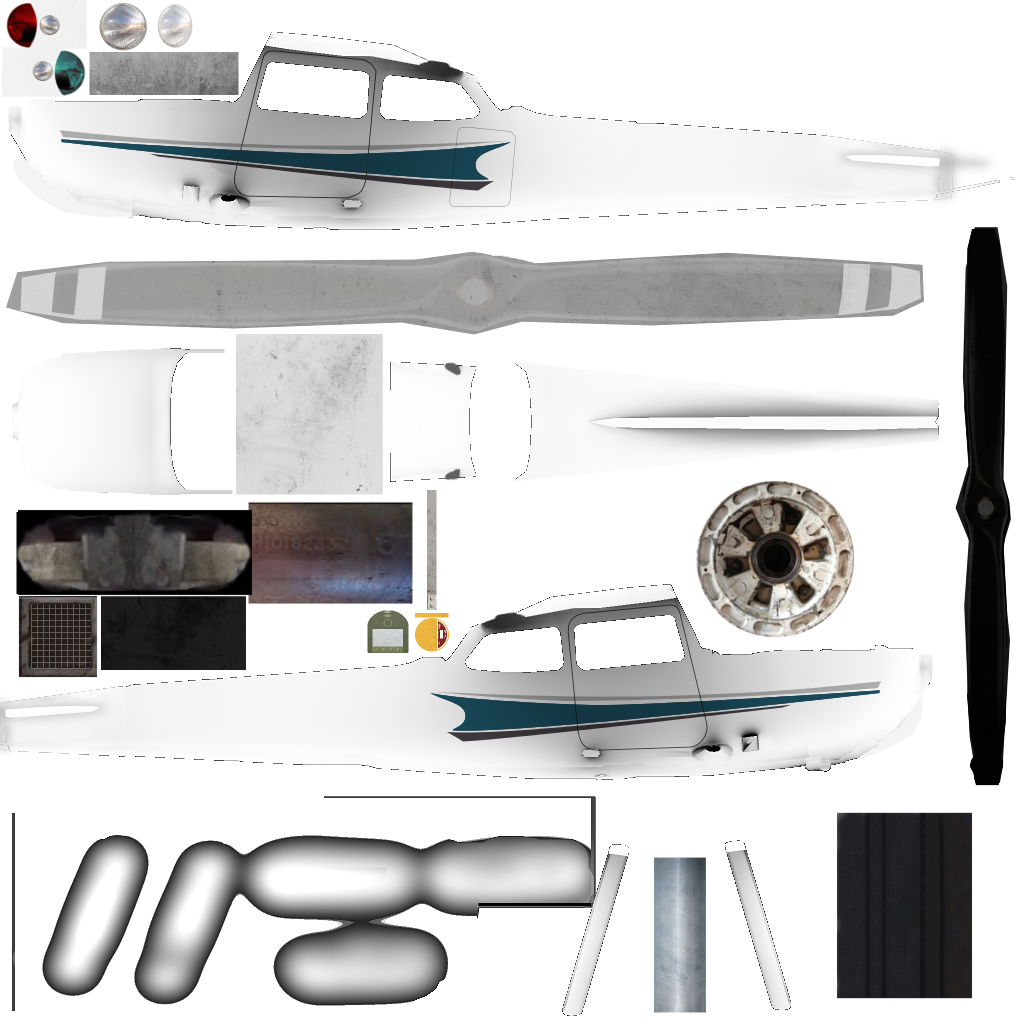
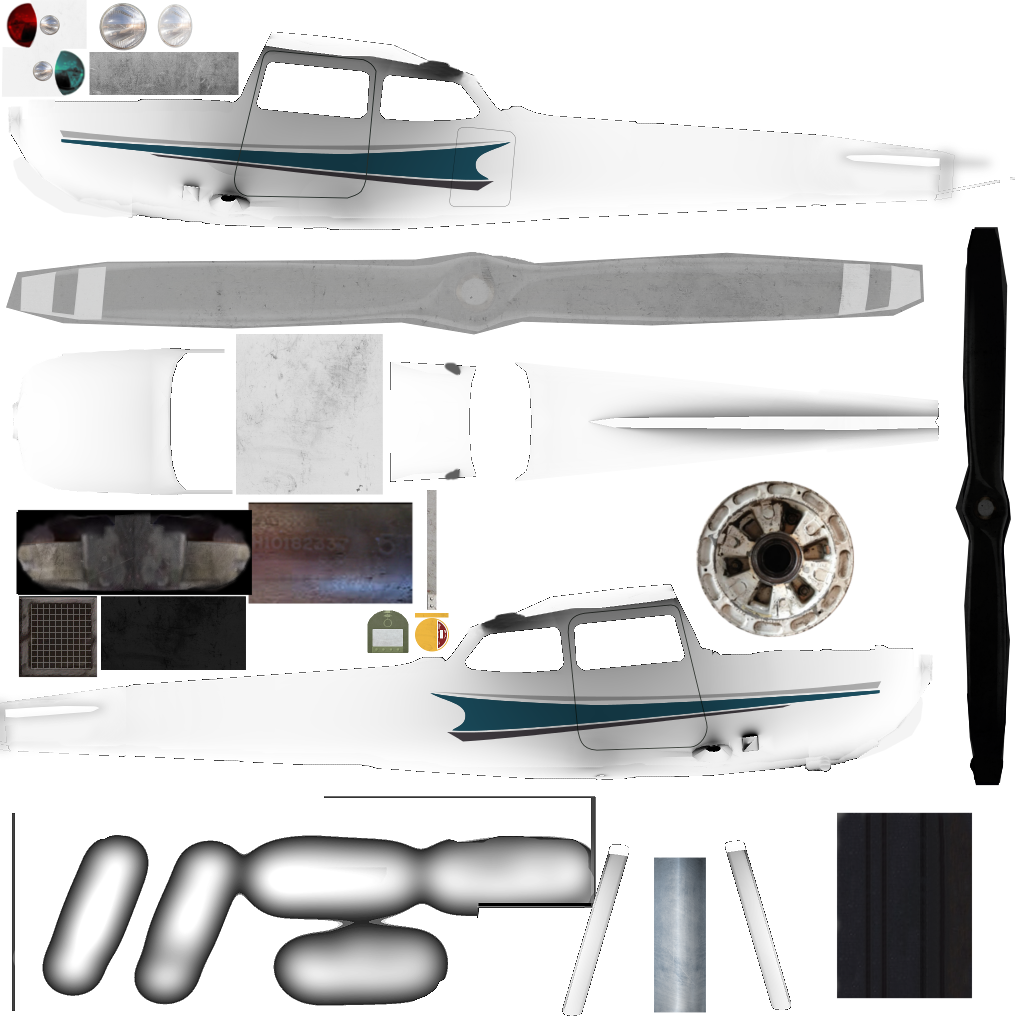
The second 1024 x 1024 image is a revision of the first. Changes to its layers:
painted on "Clipboard" over (x1=328, y1=188, x2=618, y2=768)
